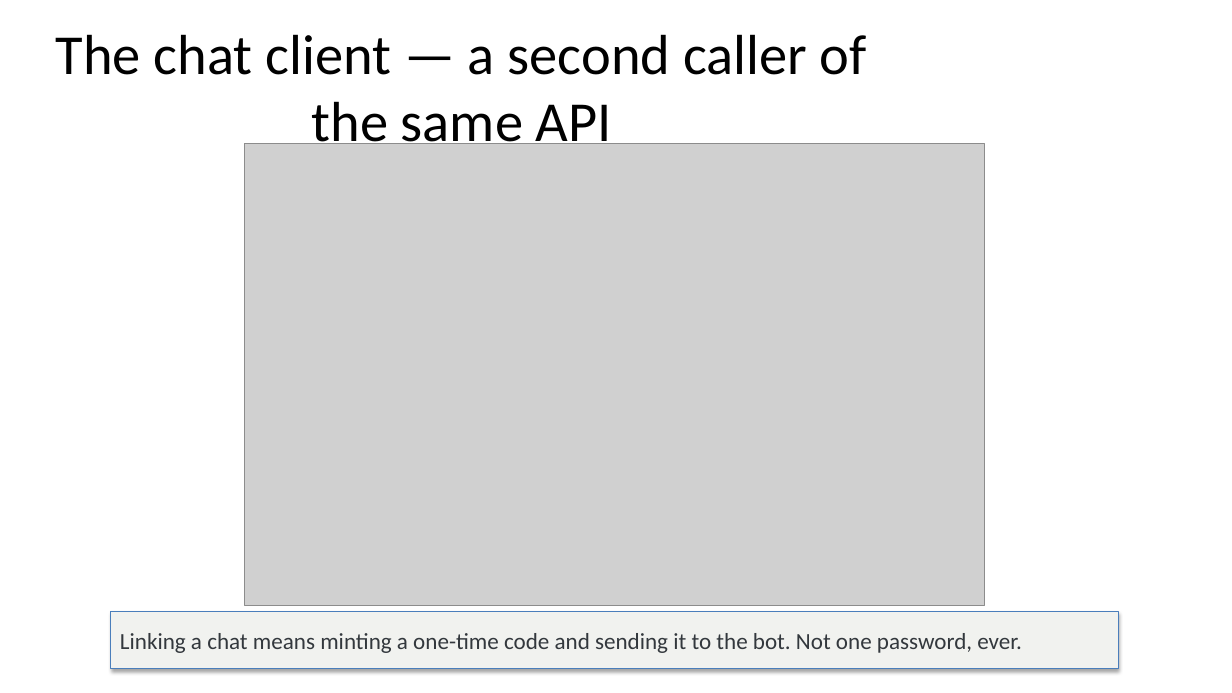
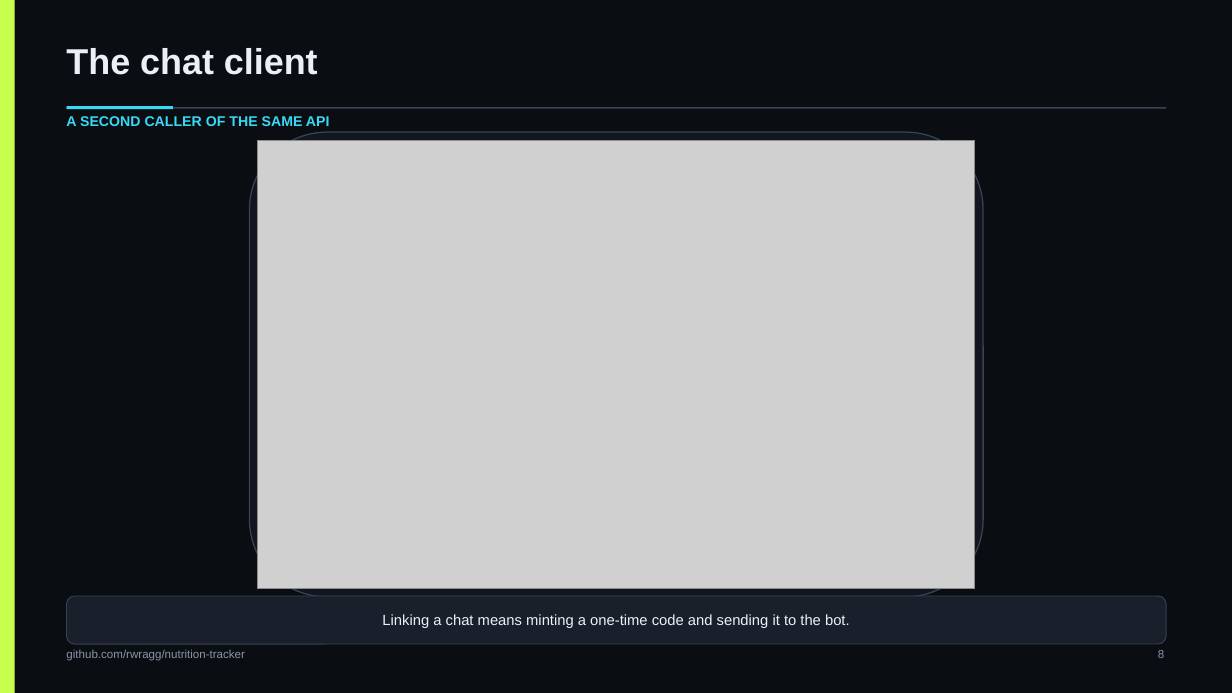
Before and after one commit to rwragg/nutrition-tracker, a slide deck: slide 8 of docs/deck/Nutrition-Tracker-Deck.pptx. Drawn at 1232x693 pixels with LibreOffice and Linux fonts; fonts in the diff are those of the drawing; grey boxes stand for pictures. Boxes give left, top, right and bottom in pixels: in the first picture for what was removed or moved away, otherwise in the second. Text is boxed around its words. In the diff, an @@ line names an element or a change of style, - is before the commit and + after.

Commit message:
deck: rebuild on the app's own colours and one 16:9 grid
Replaces the default-layout build with docs/deck/build_deck.py, which reads --ink, --volt, --cyan,
--violet, --ember, --text and --hairline out of frontend/app/globals.css and lays every page out on
the same geometry: title band, rule, content frame, caption band, footer and slide number in the
same place on all 15 pages, one fixed frame for every screenshot, and a spine down the left edge.

Fixes what the renders caught: bullets running off the bottom of the body area, shape text losing
its colour after the first paragraph, box lines centred inconsistently, and screenshots with no
visible edge against a dark slide. build_deck.py now refuses shapes that fall outside the page, so
that class of defect fails the build instead of the review.

deck.json is gone — the builder is the single source of truth.

```diff
--- a/docs/deck/Nutrition-Tracker-Deck.pptx
+++ b/docs/deck/Nutrition-Tracker-Deck.pptx
@@ background #FFFFFF to #0A0D12 @@
@@ rectangle added at (x1=0, y1=0, x2=15, y2=693), fill #C8FF4D @@
@@ text added at (x1=66, y1=48, x2=318, y2=75), 28 pt, text #EAF0F7, bold @@
+The chat client
@@ text at (x1=66, y1=116, x2=330, y2=126): text changed; size 44 to 11 pt; font Calibri to Arial; text colour #000000 to #38D9F5; bold on @@
-The chat client — a second caller of the same API
+A SECOND CALLER OF THE SAME API
@@ text "A SECOND CALLER OF THE ..." at (x1=66, y1=116, x2=330, y2=126): vertical alignment middle to top @@
@@ rectangle added at (x1=67, y1=107, x2=1166, y2=109), fill #384355 @@
@@ rectangle added at (x1=67, y1=106, x2=173, y2=109), fill #38D9F5 @@
@@ rounded rectangle added at (x1=250, y1=132, x2=983, y2=597), fill #12161F, outline #384355 1 pt @@
@@ picture resized from (x1=245, y1=143, x2=984, y2=605) to (x1=258, y1=140, x2=975, y2=589) @@
@@ rounded rectangle "Linking a chat means minting ..." resized from (x1=111, y1=612, x2=1118, y2=669) to (x1=67, y1=596, x2=1166, y2=644) @@
@@ rounded rectangle "Linking a chat means minting ..." at (x1=67, y1=596, x2=1166, y2=644): rectangle to rounded rectangle; fill #F1F2EF to #1A202B; outline #4B7EBC 0.75 pt to #384355 0.75 pt; shadow off @@
@@ text in rounded rectangle at (x1=382, y1=614, x2=850, y2=628): text changed; size 18 to 11.5 pt; font Calibri to Arial; text colour #33383D to #EAF0F7 @@
-Linking a chat means minting a one-time code and sending it to the bot. Not one password, ever.
+Linking a chat means minting a one-time code and sending it to the bot.
@@ text "github.com/rwragg/nutrition-tracker" moved from (x1=347, y1=668, x2=577, y2=671) to (x1=66, y1=649, x2=244, y2=661) @@
@@ text "github.com/rwragg/nutrition-tracker" at (x1=66, y1=649, x2=244, y2=661): size 12 to 9 pt, font Calibri to Arial, text colour #8C8C8C to #8B95A7; alignment centre to left; vertical alignment middle to top @@
@@ text "8" moved from (x1=861, y1=668, x2=869, y2=671) to (x1=1158, y1=650, x2=1164, y2=658) @@
@@ text "8" at (x1=1158, y1=650, x2=1164, y2=658): size 12 to 9 pt, font Calibri to Arial, text colour #8C8C8C to #8B95A7; vertical alignment middle to top @@
```
Also in this commit, not shown: 14 other slides changed, 4 other files.
